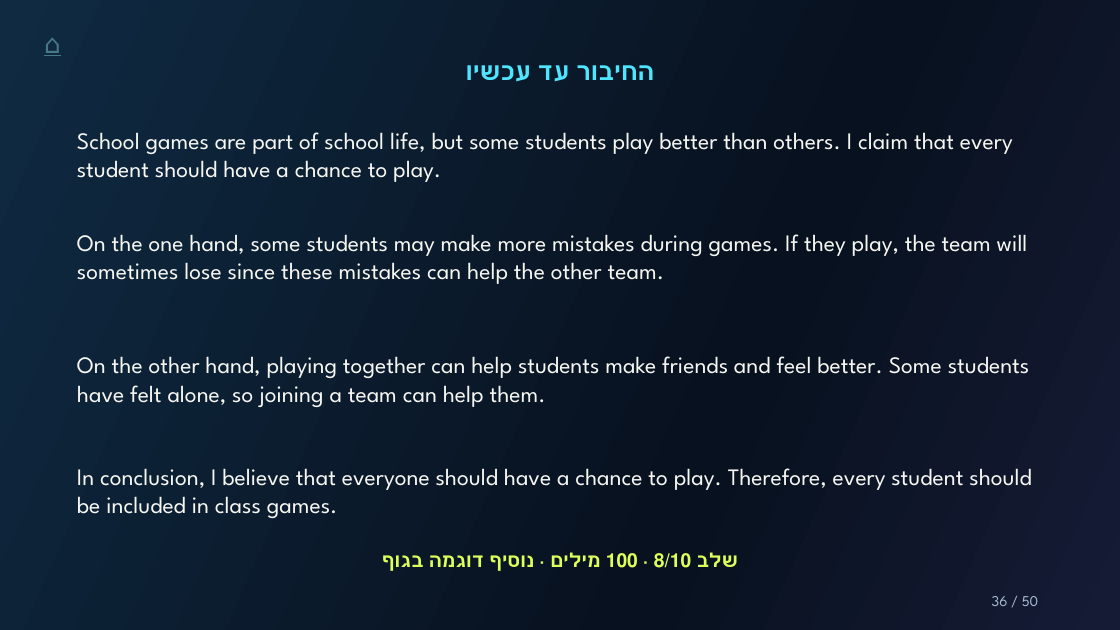
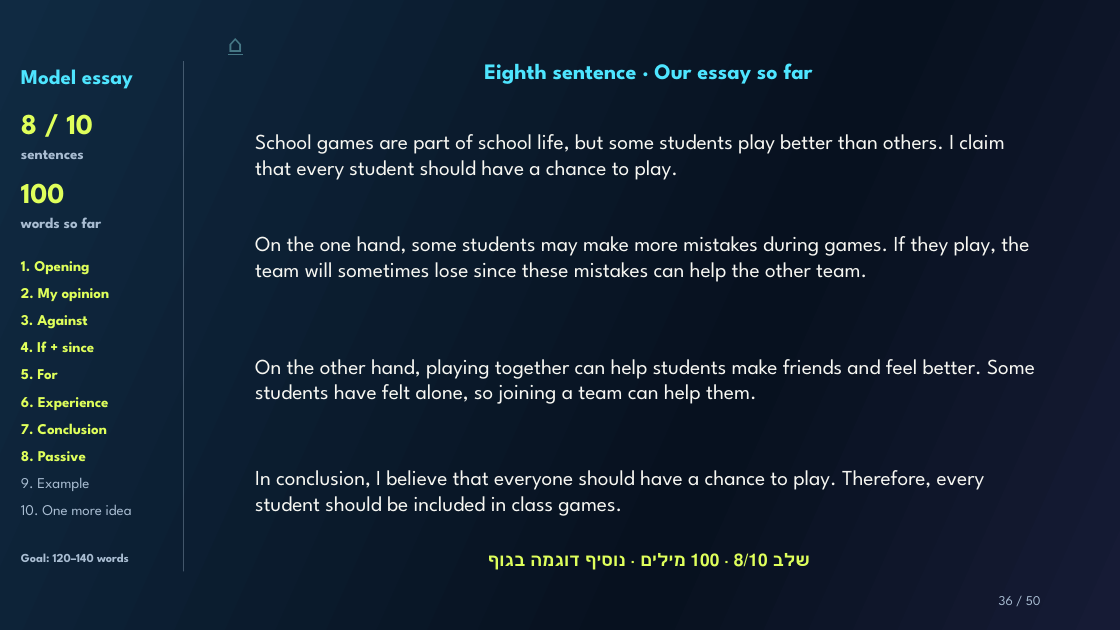
Before and after one commit to Simonh68/teachers, a slide deck: slide 36 of grade11/grammar-in-an-essay/files/grammar-in-an-essay.pptx. Drawn at 1120x630 pixels with LibreOffice and Linux fonts; fonts in the diff are those of the drawing. Boxes give left, top, right and bottom in pixels: in the first picture for what was removed or moved away, otherwise in the second. Text is boxed around its words. In the diff, an @@ line names an element or a change of style, - is before the commit and + after.

Commit message:
Add sentence and word progress sidebar and English essay lesson

```diff
--- a/grade11/grammar-in-an-essay/files/grammar-in-an-essay.pptx
+++ b/grade11/grammar-in-an-essay/files/grammar-in-an-essay.pptx
@@ text "⌂": place and size @@
-text "⌂" at (34,26,72,60)
+text "⌂" at (219,26,250,60)
@@ text "⌂" at (219,26,250,60): size 22.5 to 20.2 pt @@
@@ text added at (21,69,133,89), 18 pt, text #4EE5FF, bold @@
+Model essay
@@ line added from (184, 61) to (184, 571), #A9BDD2 0.38 pt @@
@@ text at (484,63,813,84): text changed; size 21 to 18.9 pt; font Calibri to League Spartan @@
-החיבור עד עכשיו
+Eighth sentence · Our essay so far
@@ text added at (21,114,94,135), 24.8 pt, text #DFFF5B, bold @@
+8 / 10
@@ text "School games are part of ...": place and size @@
-text "School games are part of ..." at (77,132,1013,182)
+text "School games are part of ..." at (255,134,1004,180)
@@ text added at (21,150,84,159), 12.8 pt, text #A9BDD2, bold @@
+sentences
@@ text added at (21,183,65,204), 24.8 pt, text #DFFF5B, bold @@
+100
@@ text "On the one hand, some ...": place and size @@
-text "On the one hand, some ..." at (77,234,1028,284)
+text "On the one hand, some ..." at (255,236,1029,282)
@@ text added at (21,217,101,228), 12.8 pt, text #A9BDD2, bold @@
+words so far
@@ text added at (21,261,89,275), 12.8 pt, text #DFFF5B, bold @@
+1. Opening
@@ text added at (21,288,110,301), 12.8 pt, text #DFFF5B, bold @@
+2. My opinion
@@ text added at (21,315,87,329), 12.8 pt, text #DFFF5B, bold @@
+3. Against
@@ text "On the other hand, playing ...": place and size @@
-text "On the other hand, playing ..." at (77,356,1030,407)
+text "On the other hand, playing ..." at (255,359,1035,404)
@@ text added at (21,341,94,352), 12.8 pt, text #DFFF5B, bold @@
+4. If + since
@@ text added at (21,369,57,379), 12.8 pt, text #DFFF5B, bold @@
+5. For
@@ text added at (21,397,109,410), 12.8 pt, text #DFFF5B, bold @@
+6. Experience
@@ text added at (21,423,107,434), 12.8 pt, text #DFFF5B, bold @@
+7. Conclusion
@@ size 20.2 to 18.2 pt in 4 elements at (255,134,1004,180), (255,236,1029,282), (255,359,1035,404), (255,470,985,516) @@
@@ text "In conclusion, I believe that ...": place and size @@
-text "In conclusion, I believe that ..." at (77,468,1032,518)
+text "In conclusion, I believe that ..." at (255,470,985,516)
@@ text added at (21,451,86,461), 12.8 pt, text #DFFF5B, bold @@
+8. Passive
@@ text added at (21,478,89,491), 12.8 pt, text #A9BDD2 @@
+9. Example
@@ text added at (21,505,132,515), 12.8 pt, text #A9BDD2 @@
+10. One more idea
@@ text added at (21,553,129,562), 10.5 pt, text #A9BDD2, bold @@
+Goal: 120–140 words
@@ text "שלב 8/10 · 100 מילים ...": place and size @@
-text "שלב 8/10 · 100 מילים ..." at (654,553,691,568)
+text "שלב 8/10 · 100 מילים ..." at (734,553,768,567)
@@ text "שלב 8/10 · 100 מילים ..." at (734,553,768,567): size 16.5 to 14.8 pt @@
@@ text "36 / 50": place and size @@
-text "36 / 50" at (992,596,1038,606)
+text "36 / 50" at (999,596,1041,605)
@@ text "36 / 50" at (999,596,1041,605): size 12.8 to 11.5 pt @@
```
Also in this commit, not shown: 49 other slides changed, 13 other files.
